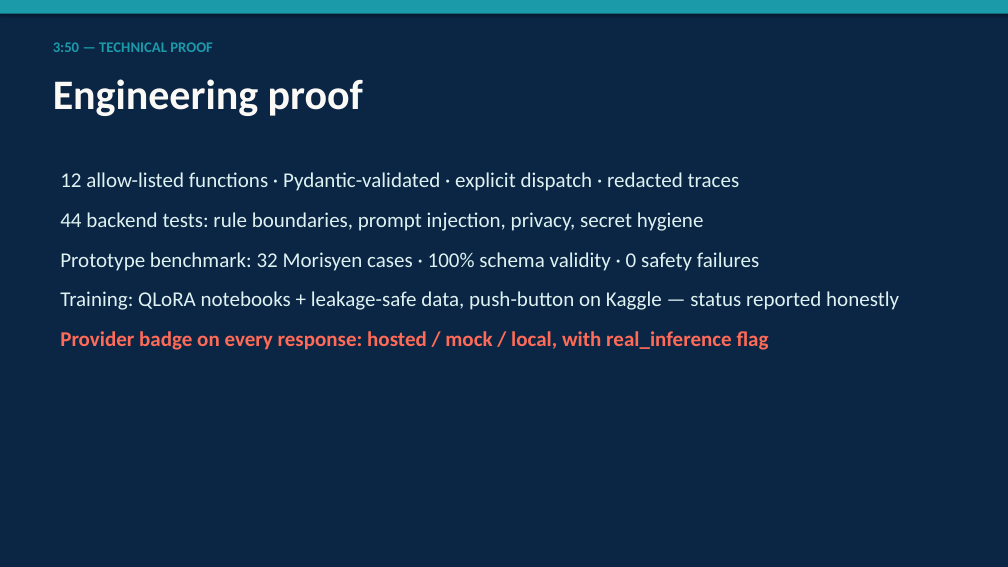
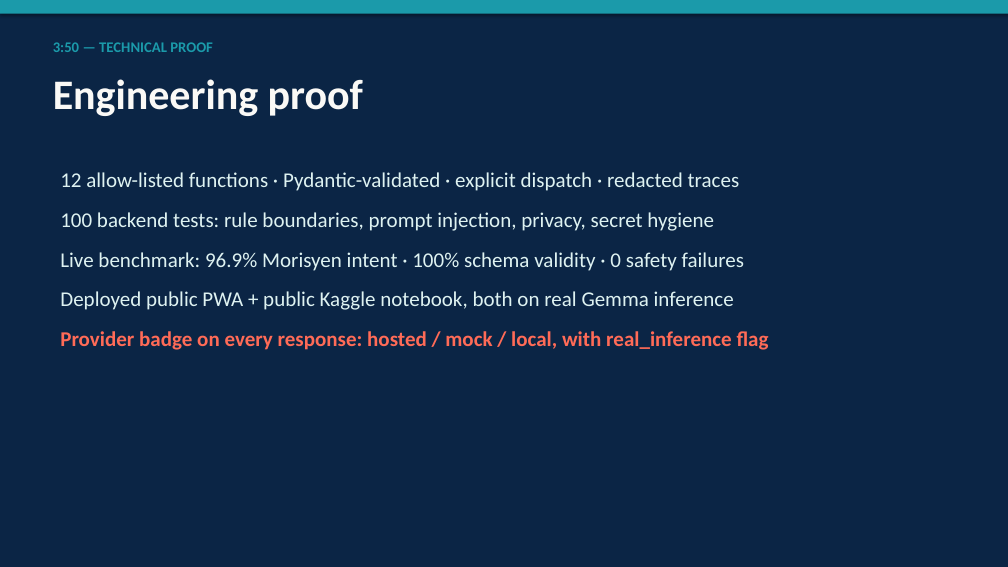
Before and after one commit to Sahil-singh11/HackathonMDX, a slide deck: slide 9 of presentation/Lamer_Konekte_5_Minute.pptx (slide 8 before the commit). Drawn at 1008x567 pixels with LibreOffice and Linux fonts; fonts in the diff are those of the drawing. Boxes give left, top, right and bottom in pixels: in the first picture for what was removed or moved away, otherwise in the second. Text is boxed around its words. In the diff, an @@ line names an element or a change of style, - is before the commit and + after.

```diff
--- a/presentation/Lamer_Konekte_5_Minute.pptx
+++ b/presentation/Lamer_Konekte_5_Minute.pptx
@@ text at (x1=60, y1=212, x2=744, y2=310): text changed @@
-44 backend tests: rule boundaries, prompt injection, privacy, secret hygiene
-Prototype benchmark: 32 Morisyen cases · 100% schema validity · 0 safety failures
-Training: QLoRA notebooks + leakage-safe data, push-button on Kaggle — status reported honestly
+100 backend tests: rule boundaries, prompt injection, privacy, secret hygiene
+Live benchmark: 96.9% Morisyen intent · 100% schema validity · 0 safety failures
+Deployed public PWA + public Kaggle notebook, both on real Gemma inference
```
Also in this commit, not shown: 3 other slides changed, 1 slide added, 5 other files.
